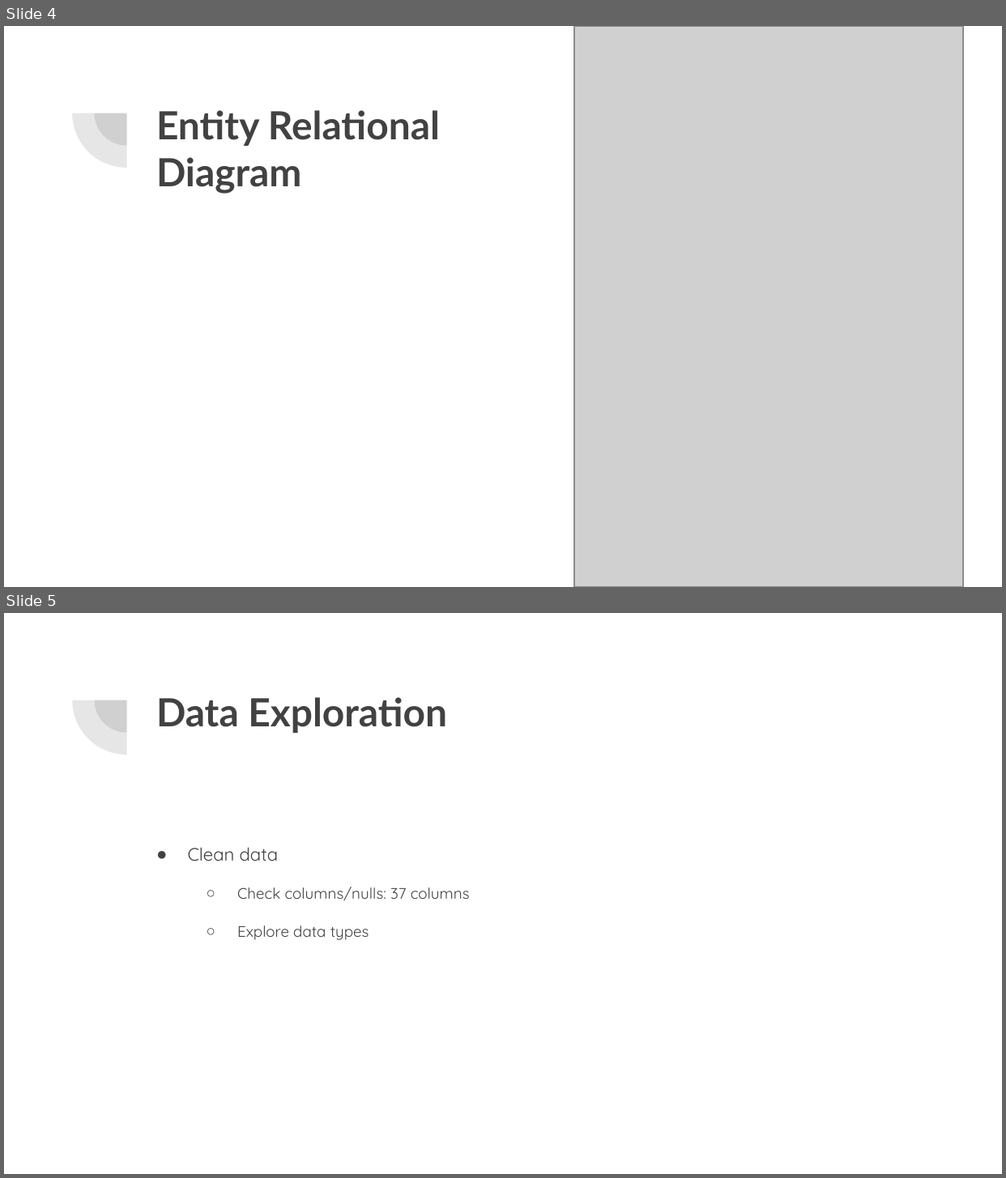
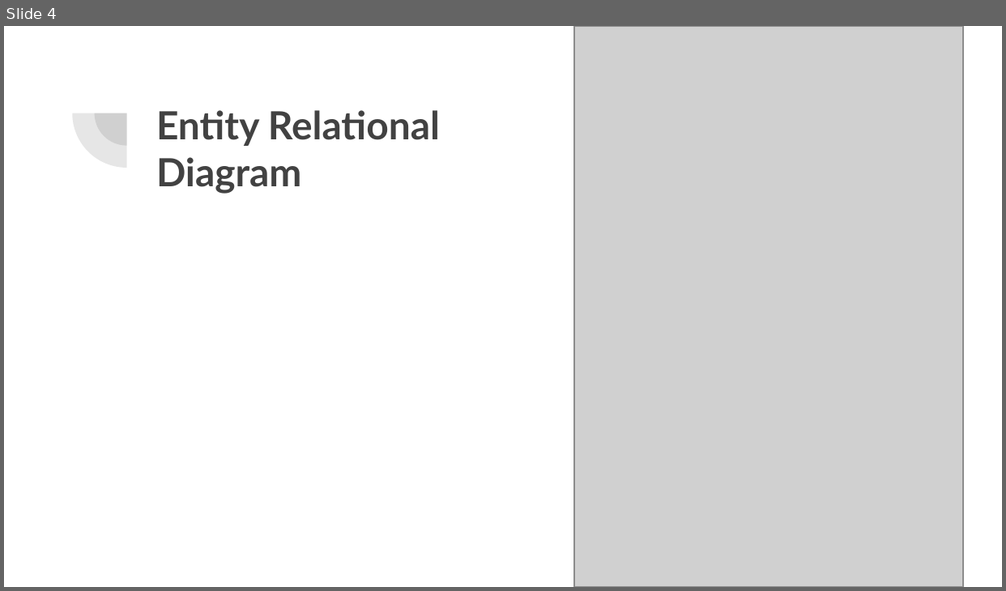
Before and after one commit to lykkelig/Group6_Final_Project, a slide deck: Presentation/Final Project Presentation.pptx. Shown one above the other, each under a label of ours: slides 4 and 5 before the commit, slide 4 after it. The pictures are 1006x1178 and 1006x591 pixels, drawn with LibreOffice and Linux fonts; fonts in the diff are those of the drawing; grey boxes stand for pictures. Boxes give left, top, right and bottom in pixels: in the first picture for what was removed or moved away, otherwise in the second. Text is boxed around its words. In the diff, an @@ line names an element or a change of style, - is before the commit and + after.

```diff
--- a/Presentation/Final Project Presentation.pptx
+++ b/Presentation/Final Project Presentation.pptx
@@ slide 5 removed at [4, 613, 1002, 1174], background #FFFFFF; not listed: 2 template elements that a slide beside it also shows @@
@@ title removed at [156, 697, 447, 733] @@
-Data Exploration
@@ text removed at [188, 847, 470, 940] @@
-● Clean data
-  ○ Check columns/nulls: 37 columns
-  ○ Explore data types
```
Also in this commit, not shown: 7 slides changed, 2 slides added.
